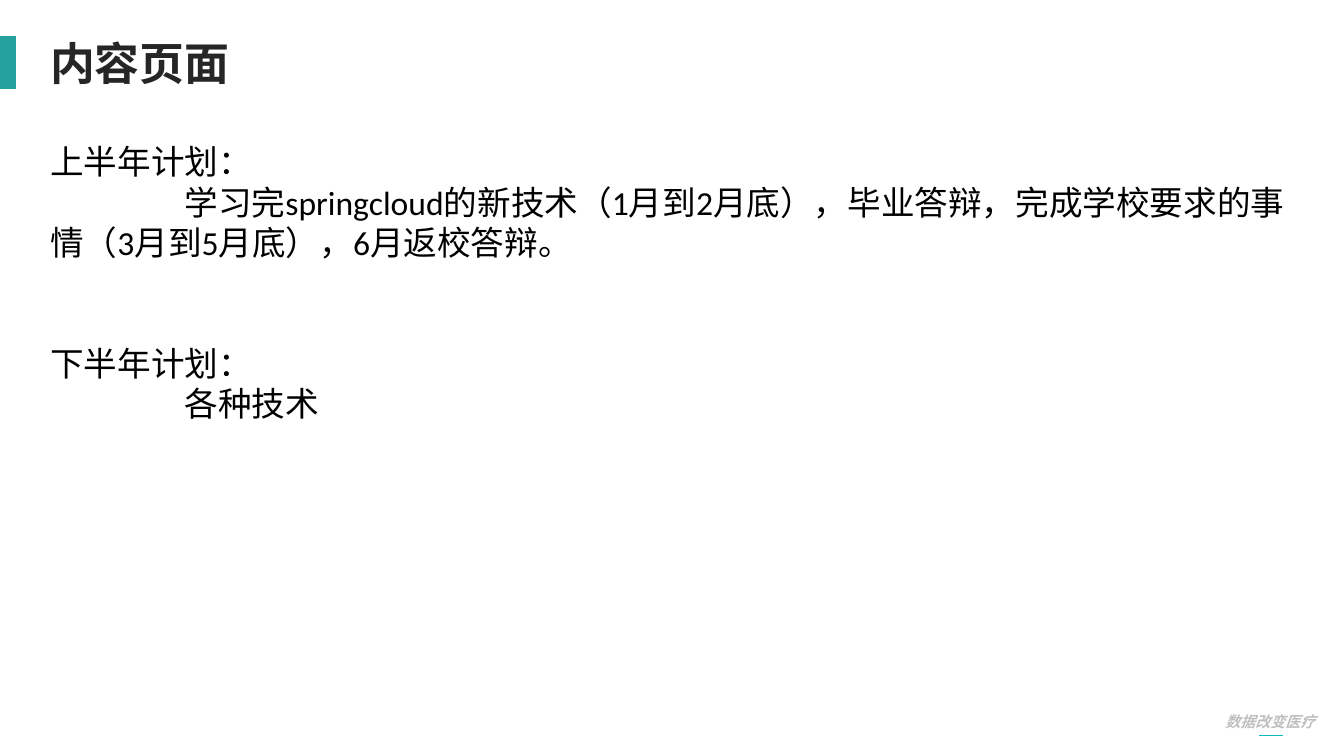
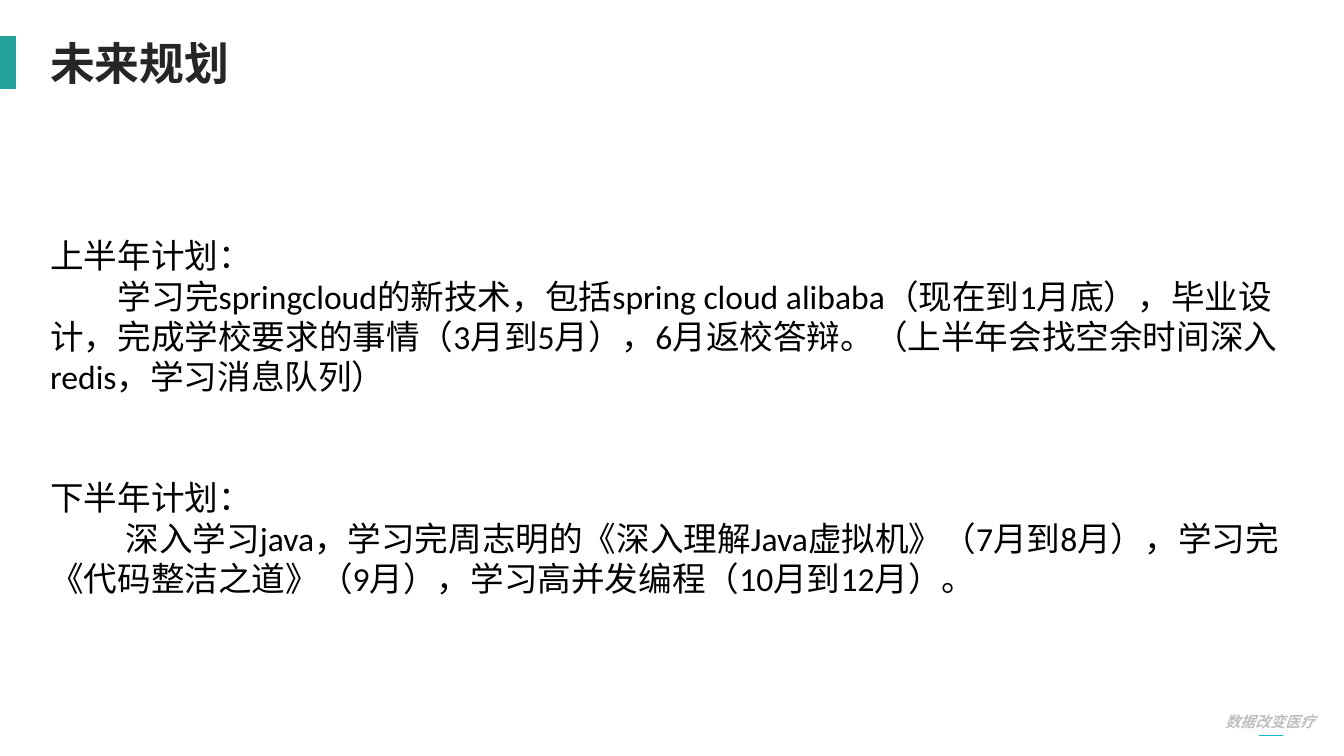
Before and after one commit to Aubwls/dabian, a slide deck: slide 10 of 实习答辩PPT模板-2020.pptx. Drawn at 1344x756 pixels with LibreOffice and Linux fonts; fonts in the diff are those of the drawing. Boxes give left, top, right and bottom in pixels: in the first picture for what was removed or moved away, otherwise in the second. Text is boxed around its words. In the diff, an @@ line names an element or a change of style, - is before the commit and + after.

Commit message:
提交要修改的代码

```diff
--- a/实习答辩PPT模板-2020.pptx
+++ b/实习答辩PPT模板-2020.pptx
@@ text at (50, 42, 229, 84): text changed @@
-内容页面
+未来规划
@@ text "上半年计划：": place and size @@
-text "上半年计划：" at (50, 145, 1285, 419)
+text "上半年计划：" at (50, 239, 1278, 595)
@@ text at (50, 280, 1277, 393): text changed @@
-学习完springcloud的新技术（1月到2月底），毕业答辩，完成学校要求的事情（3月到5月底），6月返校答辩。
+学习完springcloud的新技术，包括spring cloud alibaba（现在到1月底），毕业设计，完成学校要求的事情（3月到5月），6月返校答辩。（上半年会找空余时间深入redis，学习消息队列）
@@ text at (50, 522, 1278, 595): text changed @@
-各种技术
+深入学习java，学习完周志明的《深入理解Java虚拟机》（7月到8月），学习完《代码整洁之道》（9月），学习高并发编程（10月到12月）。
```
Also in this commit, not shown: 7 other slides changed, 2 slides added.
